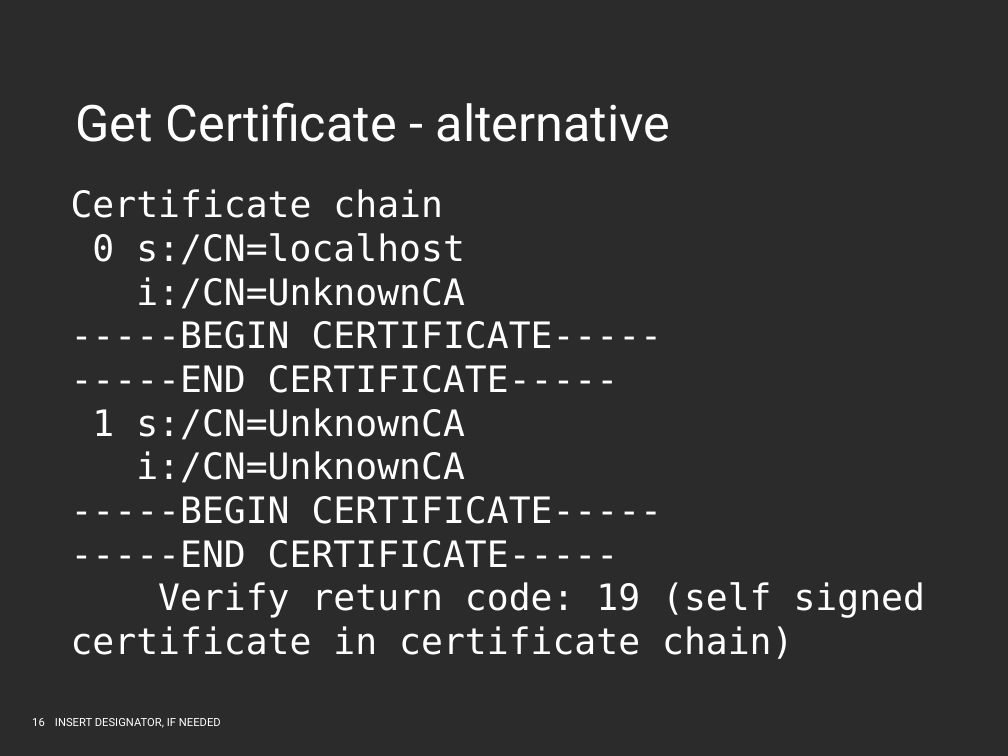
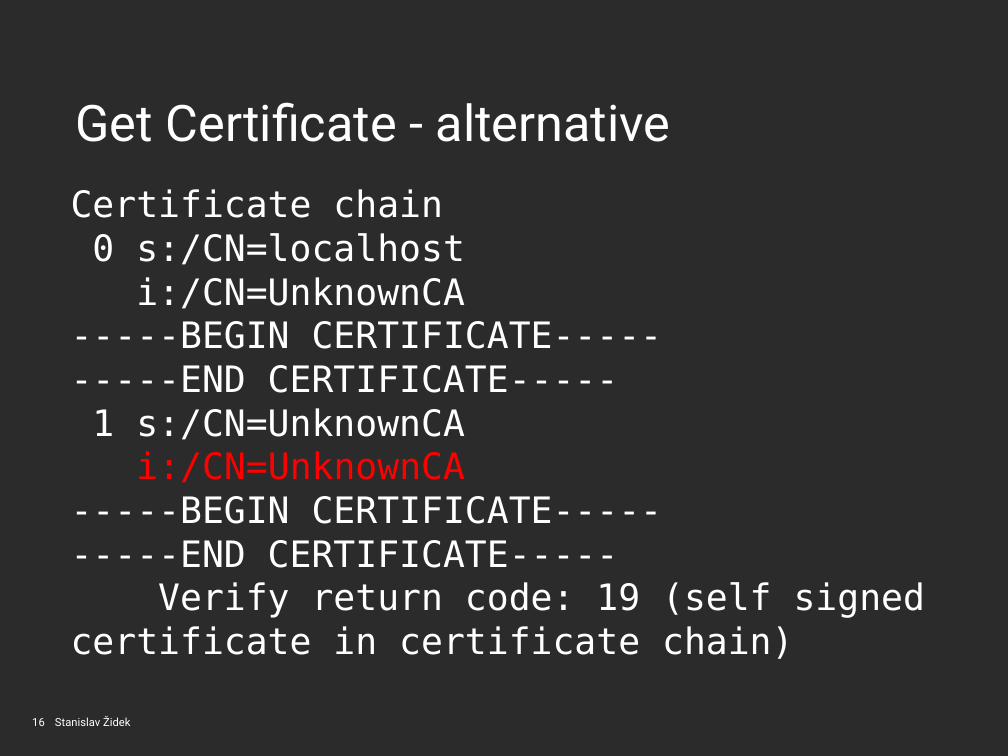
Before and after one commit to ep69/DevConf-2017, a slide deck: slide 16 of rhpres.odp. Drawn at 1008x756 pixels with LibreOffice and Linux fonts; fonts in the diff are those of the drawing; background and template pictures are left out; a plain dark background stands for a picture behind light text. Boxes give left, top, right and bottom in pixels: in the first picture for what was removed or moved away, otherwise in the second. Text is boxed around its words. In the diff, an @@ line names an element or a change of style, - is before the commit and + after.

```diff
--- a/rhpres.odp
+++ b/rhpres.odp
@@ text at box(136, 451, 465, 483): text colour #FFFFFF to #FF0000 in "i:/CN=UnknownCA" @@
@@ text at box(55, 716, 130, 726): text changed @@
-INSERT DESIGNATOR, IF NEEDED
+Stanislav Židek
```
Also in this commit, not shown: 20 other slides changed, 1 other file.
